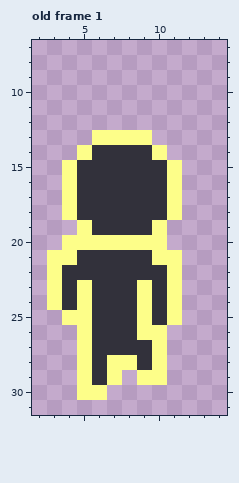
Pixel-art file, stored at PayItForward/Sprites/player.aseprite. This is how it looked before the edit.
16x32 pixels, 33 frames. Shown: old frame 1: x 2..14, y 7..31. The commit also changed other frames, which this record leaves out.
New version:
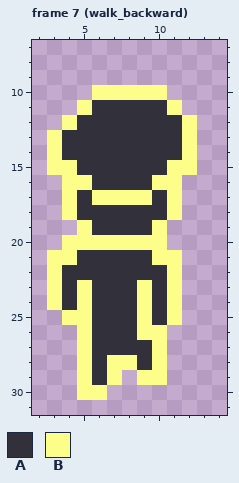
Palette (. is transparent): A #32313b  B #fdfe89
A new or re-ordered frame is compared with the old frame closest to it.
The author wrote: Add state machine for player with idle and walk
Diff:
frames re-ordered
--- frame 7 (walk_backward) against old frame 1, layer "Layer 3"
@@ x 2..14 @@
  9 .............
-10 .............
-11 .............
-12 .............
-13 ....BBBB.....
-14 ...BAAAAB....
-15 ..BAAAAAAB...
-16 ..BAAAAAAB...
-17 ..BAAAAAAB...
+10 ....BBBBB....
+11 ...BAAAAAB...
+12 ..BAAAAAAAB..
+13 .BAAAAAAAAB..
+14 .BAAAAAAAAB..
+15 .BBAAAAAABB..
+16 ..BBAAAABB...
+17 ..BABBBBAB...
 18 ..BAAAAAAB...
